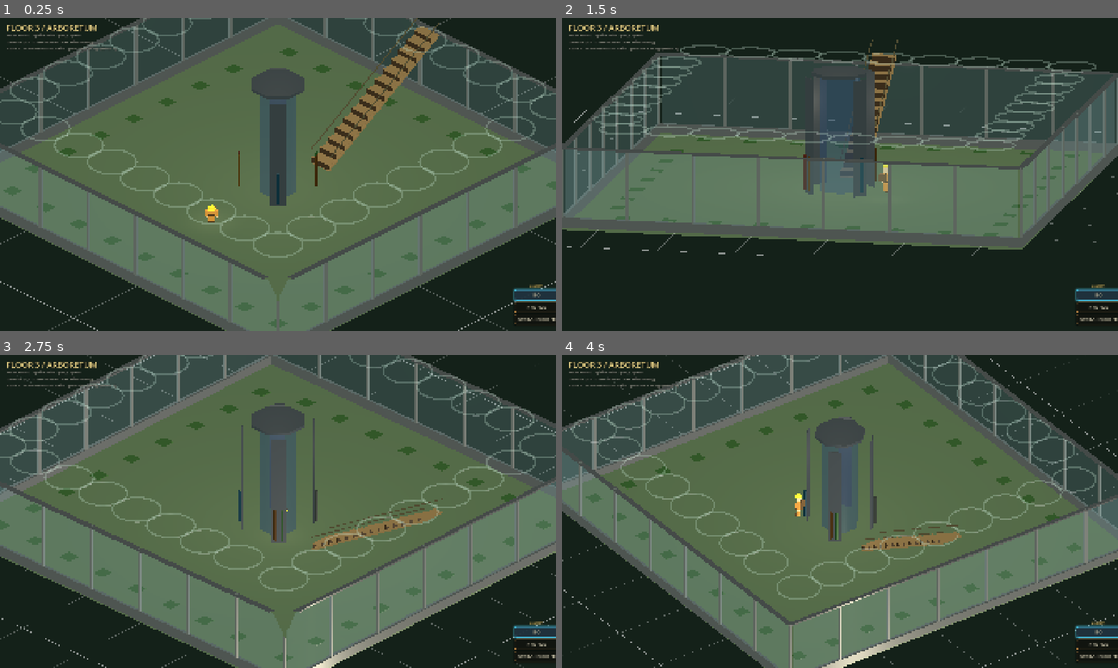
Above: before the commit, frames 1-4 (two rows, left to right).
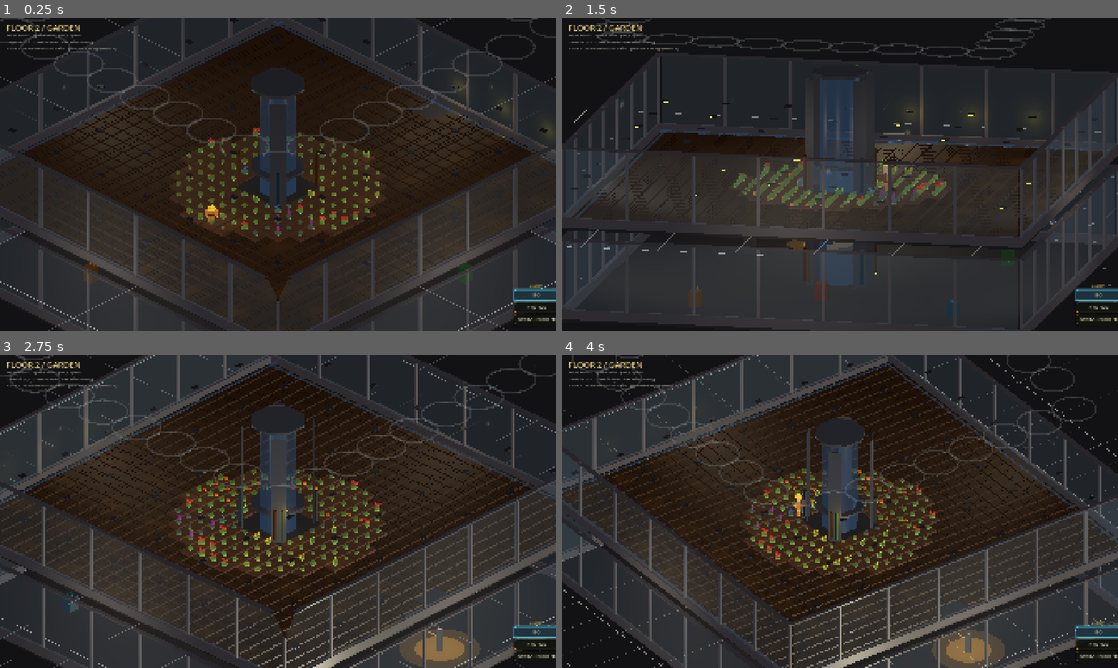
Above: after the commit, the same moments.

Repository: jaredclarkgay/space-tower-iso
Game: Godot game, scene res://scenes/tower/tower.tscn
Two runs of this game, one before a commit and one after it. Both use one fixed random seed, a clock stepped at 60 frames per second and the inputs below.
Inputs (mouse positions are in pixels of both pictures, inside the frame that each line leads up to):
- Up to frame 1 (0.25 s): no input
- Up to frame 2 (1.5 s): tap Enter at 0.5 s; move the mouse to (962, 158) at 0.52 s; hold D (move_right) 0.53-1.25 s; hold Middle mouse button (camera_pan) 0.53-1.25 s; click (962, 158) at 0.67 s; tap Space (jump) at 0.77 s; drag from (728, 190) to (812, 237) at 1.27 s
- Up to frame 3 (2.75 s): tap Space (jump) at 2 s; move the mouse to (333, 442) at 2.02 s; hold D (move_right) from 2.03 s (still down); hold R (camera_rotate_right) from 2.03 s (still down)
- Up to frame 4 (4 s): release D (move_right) at 2.75 s; release R (camera_rotate_right) at 2.75 s; drag from (812, 574) to (673, 464) at 2.77 s; tap Enter at 3.5 s; move the mouse to (1006, 558) at 3.52 s; hold A (move_left) from 3.53 s (still down); hold Mouse wheel down (camera_zoom_out) from 3.53 s (still down); tap Space (jump) at 3.77 s

The runs differ from the first frame. In frame 1, 82% of the frame differs, in the area x 0-100%, y 0-100%; in frame 2, 70%; in frame 3, 84%; in frame 4, 80%.

Commit message:
feat(tower): stack Floors 1 & 2 into the world + per-floor ambience (2a-i, 2c)
- Add Floor 1 (Utility, y=0) and Floor 2 (Garden, y=6) as offset child nodes in
  the tower running their existing controllers; visibility gating + camera +
  HUD header now span all four floors. Player spawns on the Garden; fall-through
  carries down to Floor 1; respawn fail-safe sits below the building.
- Per-floor ambience: the shared WorldEnvironment + sun ease to the current
  floor's mood (Utility dark/cool → Garden warm-dim → Arboretum/Canopy bright
  green), driven from tower_controller.
- Debug backslash now cycles the player up through the floors (temporary
  traversal aid until the elevator platform lands).

Gameplay wiring (Garden crops/Cody, Utility breaker + per-floor HUD panels) and
the ride-able elevator platform are the remaining Phase-2 pieces. Verified in a
windowed Godot capture across all four floors.

Co-Authored-By: Claude Opus 4.8 (1M context) <noreply@anthropic.com>

Diff:
--- a/autoloads/constants.gd
+++ b/autoloads/constants.gd
@@ -54,7 +54,7 @@
 const WALL_POST_SPACING := 4.0           # vertical-post stride along each wall
 
 # Player respawn fail-safe (bug F-005: avoid infinite fall if collision misses).
-const PLAYER_FALL_RESPAWN_Y := 9.0    # below Floor 3's surface (the Phase-1 lowest floor sits at y=12); Phase 2 lowers this under Floor 1
+const PLAYER_FALL_RESPAWN_Y := -3.0   # below Floor 1 (the bottom floor sits at y=0); only fires if you clip out of the building entirely
 
 # --- Camera (3D orthographic) ---
 const CAMERA_TILT_DEG := -30.0          # X rotation: looks down at the floor
--- a/scenes/floor_2/iso_player.gd
+++ b/scenes/floor_2/iso_player.gd
@@ -258,9 +258,7 @@
 	# Debug stop-gap until M6 wires the elevator: backslash swaps the
 	# current scene between Garden (floor_2) and Floor 1 (utility).
 	# GameState autoload preserves cross-scene state.
-	if Input.is_action_just_pressed(&"debug_floor_switch"):
-		_debug_swap_floor()
-		return
+	# (Debug floor cycling is handled by the tower controller now.)
 
 	# When the Cody dialogue or the Schematics modal is open, lock the
 	# player in place — number-key shortcuts in the dialogue would
@@ -1181,12 +1179,3 @@
 # correct stacked-world spawn (the tower owns spawn placement, not the .tscn).
 func set_spawn_here() -> void:
 	_spawn_position = global_position
-
-
-# Debug-only reset. The old scene-swap cycle is gone in the stacked tower
-# world — floors coexist and you traverse them by stairs/elevator. Backslash
-# now just snaps the player back to the captured spawn (a safe reset if you
-# get stuck), without leaving the single world scene.
-func _debug_swap_floor() -> void:
-	global_position = _spawn_position
-	velocity = Vector3.ZERO
--- a/scenes/tower/tower.tscn
+++ b/scenes/tower/tower.tscn
@@ -6,6 +6,8 @@
 [ext_resource type="Script" uid="uid://bfi0qubk4rrrh" path="res://scenes/floor_2/camera_modes_hud.gd" id="4_cam"]
 [ext_resource type="Script" uid="uid://bqk7m8h15loaw" path="res://scenes/floor_3/floor_3.gd" id="5_floor3"]
 [ext_resource type="Script" uid="uid://hf0ffj0sg47q" path="res://scenes/floor_4/floor_4.gd" id="6_floor4"]
+[ext_resource type="Script" uid="uid://c6ydytqd24b7r" path="res://scenes/floor_1/floor_1.gd" id="7_floor1"]
+[ext_resource type="Script" uid="uid://cvocfr0y4q4gp" path="res://scenes/floor_2/iso_floor.gd" id="8_floor2"]
 
 [sub_resource type="Environment" id="Environment_tower"]
 background_mode = 1
@@ -19,6 +21,8 @@
 player_path = NodePath("Player")
 camera_pivot_path = NodePath("CameraPivot")
 header_label_path = NodePath("HUD/HeaderLabel")
+world_environment_path = NodePath("WorldEnvironment")
+env_light_path = NodePath("EnvLight")
 
 [node name="Player" type="CharacterBody3D" parent="."]
 transform = Transform3D(1, 0, 0, 0, 1, 0, 0, 0, 1, 0, 12.2, -6)
@@ -83,6 +87,14 @@
 
 [node name="Floors" type="Node3D" parent="."]
 
+[node name="Floor1" type="Node3D" parent="Floors"]
+transform = Transform3D(1, 0, 0, 0, 1, 0, 0, 0, 1, 0, 0, 0)
+script = ExtResource("7_floor1")
+
+[node name="Floor2" type="Node3D" parent="Floors"]
+transform = Transform3D(1, 0, 0, 0, 1, 0, 0, 0, 1, 0, 6, 0)
+script = ExtResource("8_floor2")
+
 [node name="Floor3" type="Node3D" parent="Floors"]
 transform = Transform3D(1, 0, 0, 0, 1, 0, 0, 0, 1, 0, 12, 0)
 script = ExtResource("5_floor3")
--- a/scenes/tower/tower_controller.gd
+++ b/scenes/tower/tower_controller.gd
@@ -19,18 +19,25 @@
 @export var player_path: NodePath
 @export var camera_pivot_path: NodePath
 @export var header_label_path: NodePath
+@export var world_environment_path: NodePath
+@export var env_light_path: NodePath
 
 # Floors present in the tower. `node` is relative to this controller, `level`
 # is 1=bottom, `name` is the HUD header text. Append Floors 1 & 2 in Phase 2.
 const _FLOORS := [
+	{"node": "Floors/Floor1", "level": 1, "name": "FLOOR 1 / UTILITY"},
+	{"node": "Floors/Floor2", "level": 2, "name": "FLOOR 2 / GARDEN"},
 	{"node": "Floors/Floor3", "level": 3, "name": "FLOOR 3 / ARBORETUM"},
 	{"node": "Floors/Floor4", "level": 4, "name": "FLOOR 4 / CANOPY"},
 ]
+const _SPAWN_LEVEL := 2   # the player starts on the Garden (home floor)
 const _PIVOT_CHEST := 1.0      # camera look-at height above a floor's surface
 
 var _player: Node3D
 var _pivot: Node3D
 var _header: Label
+var _world_env: WorldEnvironment
+var _env_light: DirectionalLight3D
 var _floors: Array = []        # [{node, level, name, base_y}]
 var _current_level: int = 0
 # Decays 1→0 after the player bonks their head on the ceiling; drives the
@@ -45,6 +52,8 @@
 	_player = get_node_or_null(player_path)
 	_pivot = get_node_or_null(camera_pivot_path)
 	_header = get_node_or_null(header_label_path)
+	_world_env = get_node_or_null(world_environment_path)
+	_env_light = get_node_or_null(env_light_path)
 	var story: float = float(_c.FLOOR_3D_STORY_HEIGHT)
 	_reveal_margin = story * 0.5
 	for f in _FLOORS:
@@ -57,7 +66,7 @@
 	# The tower owns the player spawn (derived from the floor heights), not the
 	# .tscn — keeps it correct if the story height changes.
 	if _player and not _floors.is_empty():
-		var spawn_y: float = float(_floors[0].base_y) + float(_c.FLOOR_3D_TOP_Y)
+		var spawn_y: float = _base_y_for_level(_SPAWN_LEVEL) + float(_c.FLOOR_3D_TOP_Y)
 		_player.global_position = Vector3(0.0, spawn_y, -6.0)
 		if _player.has_method("set_spawn_here"):
 			_player.set_spawn_here()
@@ -65,6 +74,10 @@
 
 
 func _process(delta: float) -> void:
+	# Debug: backslash cycles the player up through the floors (wraps at the
+	# top). Temporary traversal aid until the elevator platform lands (2b).
+	if Input.is_action_just_pressed(&"debug_floor_switch"):
+		_debug_cycle_floor()
 	# Ceiling bonk → a localized glass glow at the hit point on the floor above.
 	if _player and _player.has_method("is_on_ceiling") and _player.is_on_ceiling():
 		_ceiling_pulse = 1.0
@@ -107,10 +120,47 @@
 	if _pivot and String(_gs.get("camera_mode")) == "iso" and not bool(_gs.get("dialogue_open")):
 		var target_y: float = _base_y_for_level(_current_level) + _PIVOT_CHEST
 		_pivot.position.y = target_y if snap else lerpf(_pivot.position.y, target_y, 0.12)
+	# Ambience eases to the current floor's mood (Utility dark, Garden warm,
+	# Arboretum/Canopy bright green).
+	_drive_environment(snap)
+
+
+# Per-floor environment preset: ambient colour/energy, background, sun energy.
+func _preset_for(level: int) -> Dictionary:
+	match level:
+		1: return {"amb": Color(0.55, 0.60, 0.72), "energy": 0.55, "bg": Color(0.05, 0.05, 0.07), "sun": 0.45}
+		2: return {"amb": Color(0.66, 0.64, 0.62), "energy": 0.80, "bg": Color(0.07, 0.07, 0.08), "sun": 0.95}
+		3: return {"amb": Color(0.78, 0.84, 0.72), "energy": 1.50, "bg": Color(0.08, 0.13, 0.10), "sun": 1.25}
+		_: return {"amb": Color(0.82, 0.88, 0.78), "energy": 1.70, "bg": Color(0.10, 0.16, 0.13), "sun": 1.35}
+
+
+func _drive_environment(snap: bool) -> void:
+	if _world_env == null or _world_env.environment == null:
+		return
+	var p := _preset_for(_current_level)
+	var env := _world_env.environment
+	var k: float = 1.0 if snap else 0.06
+	env.ambient_light_color = env.ambient_light_color.lerp(p.amb, k)
+	env.ambient_light_energy = lerpf(env.ambient_light_energy, float(p.energy), k)
+	env.background_color = env.background_color.lerp(p.bg, k)
+	if _env_light:
+		_env_light.light_energy = lerpf(_env_light.light_energy, float(p.sun), k)
 
 
 # Highest floor whose surface is at or just below the player. The reveal margin
 # lets the floor above appear while the player is still climbing toward it.
+func _debug_cycle_floor() -> void:
+	if _player == null or _floors.is_empty():
+		return
+	var top_level: int = int(_floors[_floors.size() - 1].level)
+	var next: int = _current_level + 1
+	if next > top_level:
+		next = int(_floors[0].level)
+	_player.global_position = Vector3(0.0, _base_y_for_level(next) + float(_c.FLOOR_3D_TOP_Y) + 0.1, -6.0)
+	if _player is CharacterBody3D:
+		(_player as CharacterBody3D).velocity = Vector3.ZERO
+
+
 func _level_for_y(py: float) -> int:
 	var top_y: float = float(_c.FLOOR_3D_TOP_Y)
 	var level: int = int(_floors[0].level)
Not shown, changed: .gitignore
